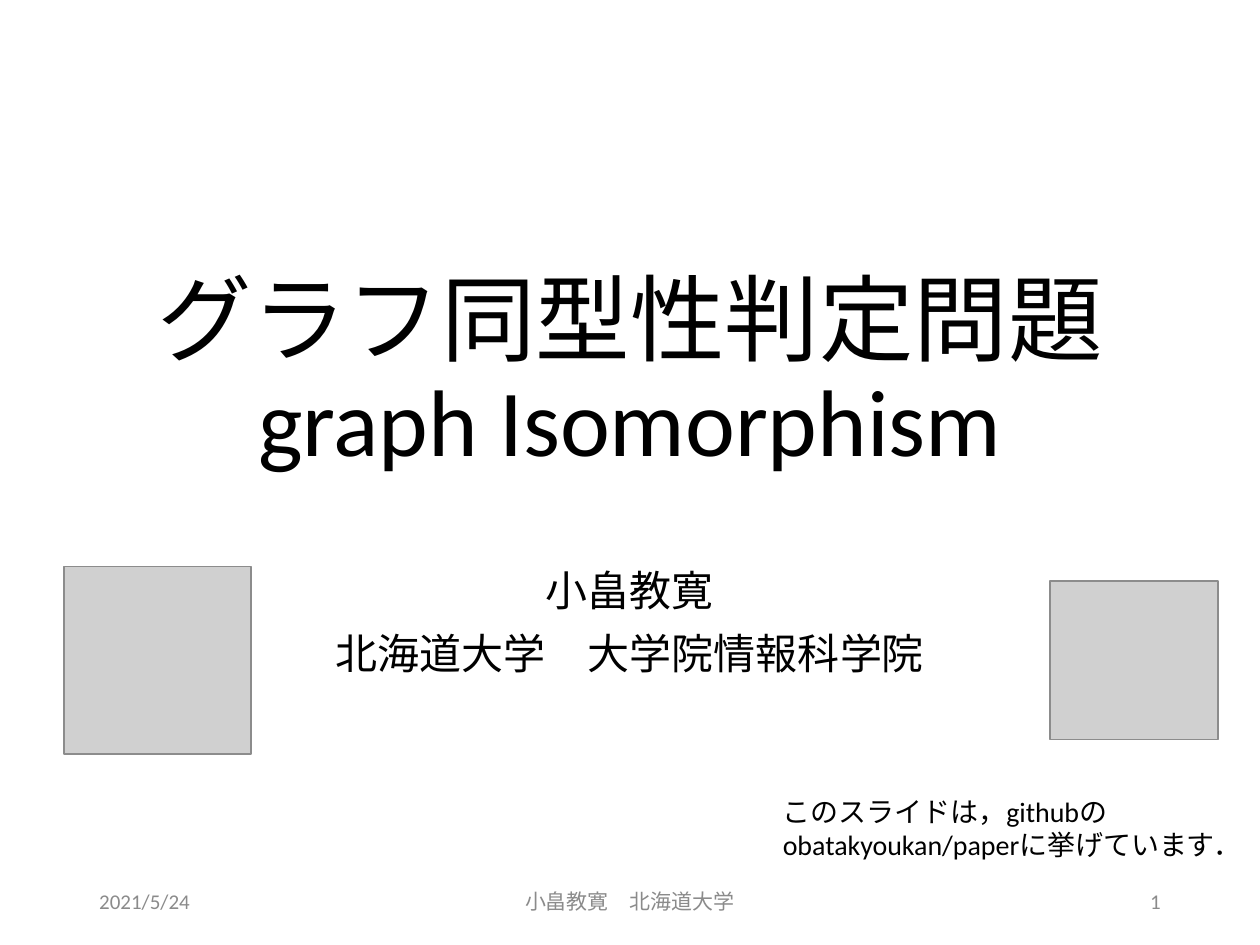
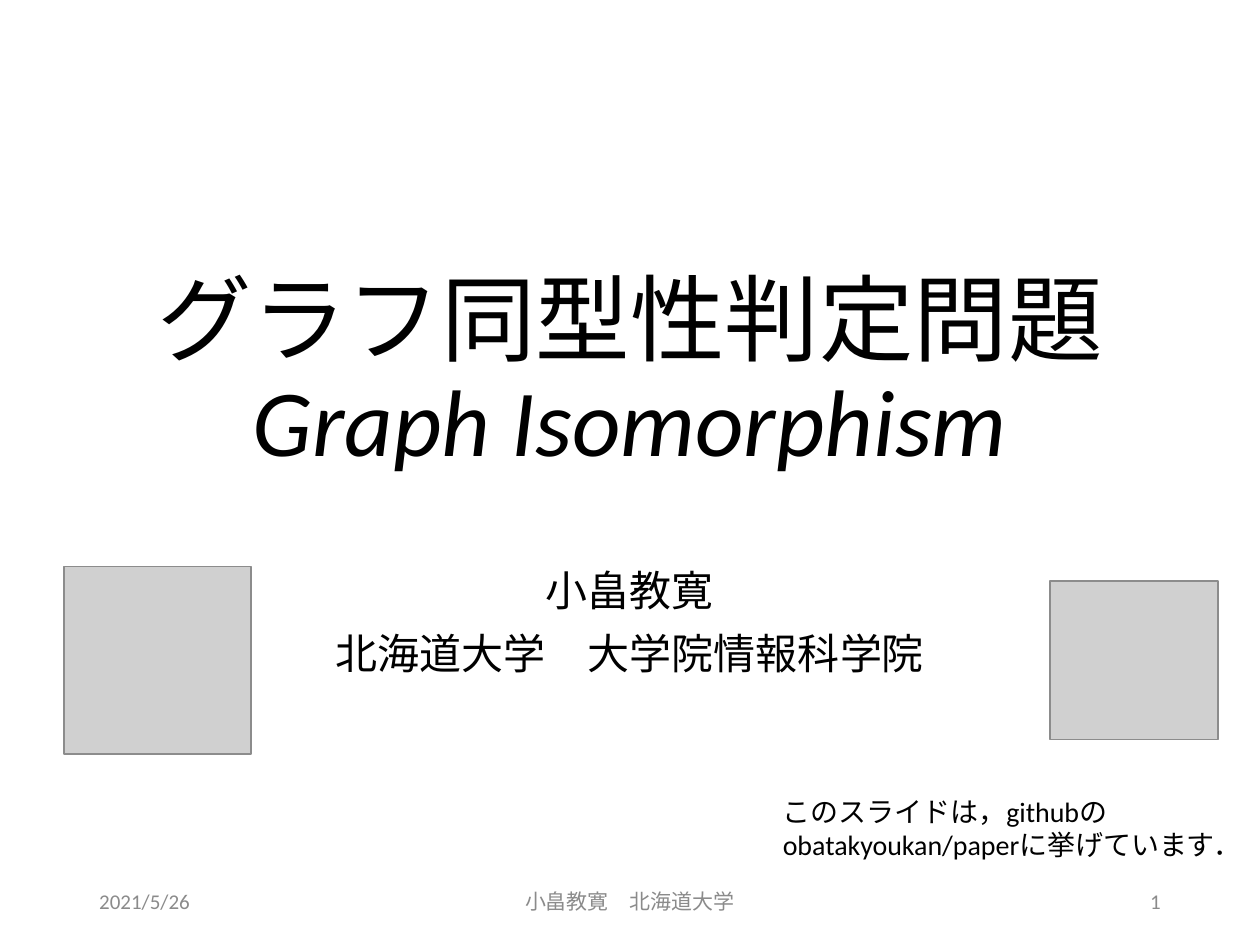
Before and after one commit to obatakyoukan/isomorphism, a slide deck: slide 1 of Isomorphism.pptx. Drawn at 1260x945 pixels with LibreOffice and Linux fonts; fonts in the diff are those of the drawing; grey boxes stand for pictures. Boxes give left, top, right and bottom in pixels: in the first picture for what was removed or moved away, otherwise in the second. Text is boxed around its words. In the diff, an @@ line names an element or a change of style, - is before the commit and + after.

```diff
--- a/Isomorphism.pptx
+++ b/Isomorphism.pptx
@@ title at (158, 274, 1103, 472): text changed; italic on @@
-グラフ同型性判定問題
-graph Isomorphism
+グラフ同型性判定問題
+Graph Isomorphism
@@ text at (99, 894, 190, 910): text changed @@
-2021/5/24
+2021/5/26
```
Also in this commit, not shown: 19 other slides changed, 13 slides added.
